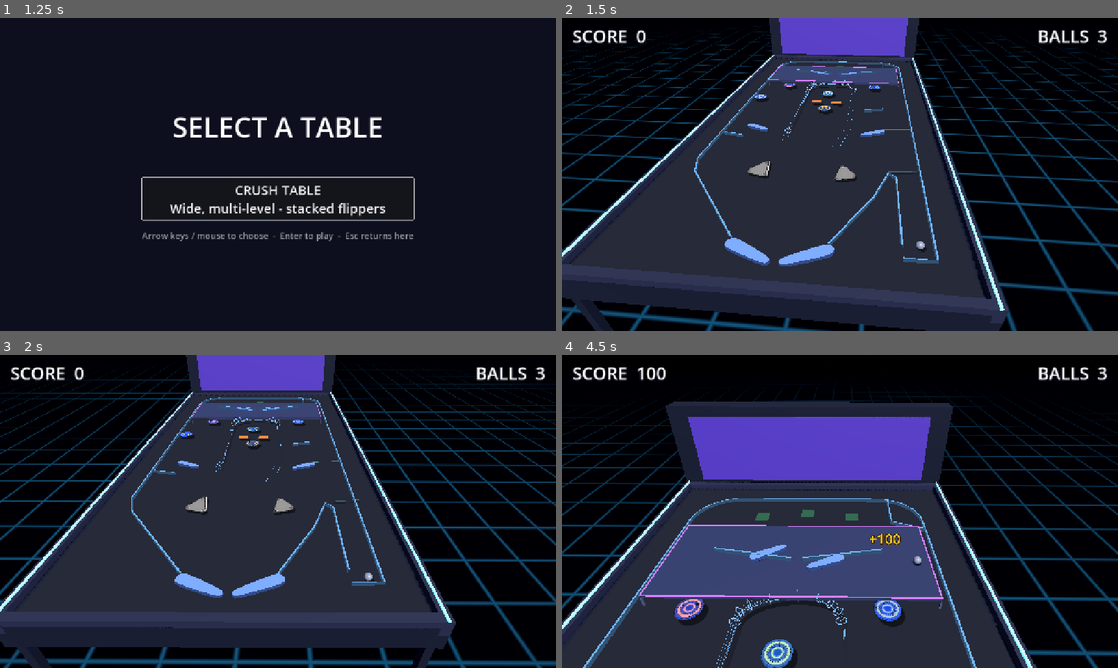
Above: before the commit, frames 1-4 (two rows, left to right).
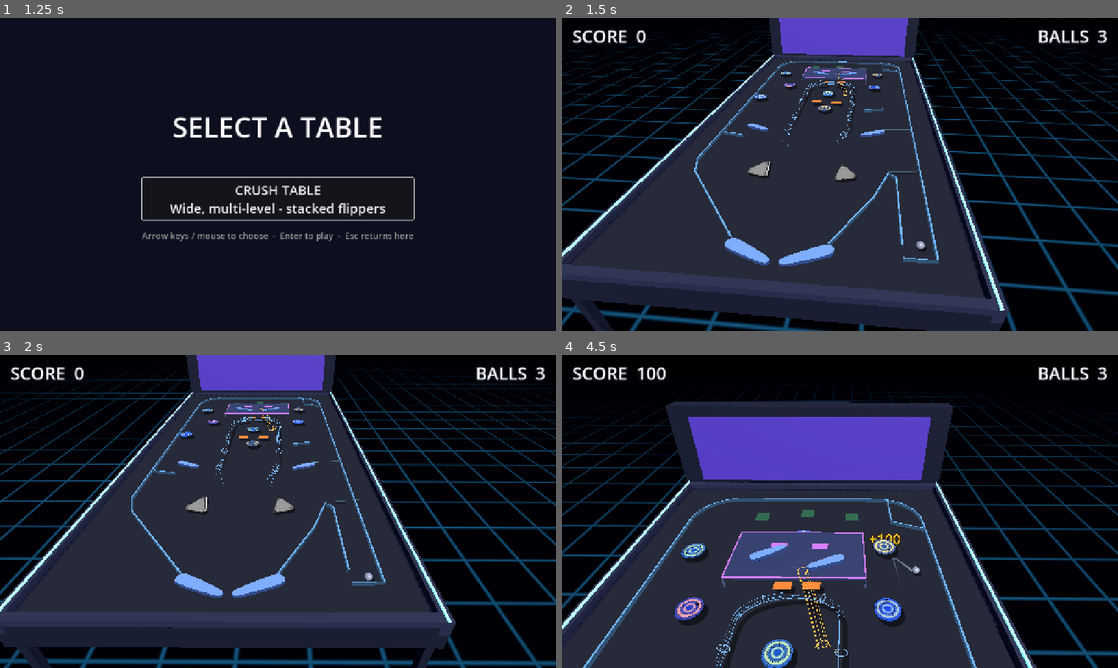
Above: after the commit, the same moments.

Repository: eddieedease/gdpb
Game: Godot game, scene res://scenes/table_select.tscn
Two runs of this game, one before a commit and one after it. Both use one fixed random seed, a clock stepped at 60 frames per second and the inputs below. Sound files missing from this copy of the repository are replaced by a short silence.
Inputs:
- Up to frame 1 (1.25 s): hold E (nudge_right) from 0.53 s (still down)
- Up to frame 2 (1.5 s): release E (nudge_right) at 1.25 s; click "CRUSH TABLE Wide, multi-level…" at 1.25 s
- Up to frame 3 (2 s): no input
- Up to frame 4 (4.5 s): hold Down (ui_down) 2.03-2.78 s; tap Space (launch) at 2.1, 3.6 s; hold E (nudge_right) 2.78-3.53 s; hold Space (launch) 2.78-3.53 s; hold Up (ui_up) 3.53-4.28 s; hold A (flipper_left) from 4.28 s (still down); hold Space (launch) from 4.28 s (still down)

Frame 1 is identical in both runs. In frame 2, 0.9% of the frame differs, in the area x 37-61%, y 14-42%; in frame 3, 1.0%; in frame 4, 8.4%, in the area x 13-69%, y 54-100%.

Commit message:
Add a ramp to the upper deck, playlist music, and fix cross-channel physics bleed
Ramps/rails previously shared one physics collision bit, so a ball riding
one channel could physically slam into a DIFFERENT channel's walls if
their paths crossed anywhere on the table - this is what made the deck
ramp lose most of its speed mid-climb and roll back to where it entered.
Each channel now gets its own bit. Also hardens release logic against a
ball getting stuck in on-ramp mode and against stale freed-ball references.

Menu music is bgm1 on repeat; in-game music loops bgm0/bgm2/bgm3.

Co-Authored-By: Claude Sonnet 5 <noreply@anthropic.com>

Diff:
--- a/scenes/advanced_table.tscn
+++ b/scenes/advanced_table.tscn
@@ -13,6 +13,7 @@
 [ext_resource type="PackedScene" path="res://scenes/gate.tscn" id="15_gate"]
 [ext_resource type="PackedScene" path="res://scenes/rail.tscn" id="16_rail"]
 [ext_resource type="Shader" uid="uid://d12524mor7q2y" path="res://shaders/vignette.gdshader" id="18_vignette"]
+[ext_resource type="PackedScene" path="res://scenes/ramp.tscn" id="20_ramp"]
 
 [sub_resource type="RectangleShape2D" id="RectangleShape2D_a0uye"]
 size = Vector2(64, 34)
@@ -277,8 +278,33 @@
 [node name="DeckFlipperRight" parent="." instance=ExtResource("14_3tj61")]
 position = Vector2(800, 610)
 
-[node name="DeckWallLeft" parent="." instance=ExtResource("5_6qs8c")]
-points = PackedVector2Array(320, 565, 620, 618)
-
-[node name="DeckWallRight" parent="." instance=ExtResource("5_6qs8c")]
-points = PackedVector2Array(960, 565, 660, 618)
+[node name="DeckDropTarget1" type="StaticBody2D" parent="." unique_id=800000001]
+position = Vector2(560, 530)
+script = ExtResource("11_doqff")
+points = 750
+
+[node name="CollisionShape2D" type="CollisionShape2D" parent="DeckDropTarget1" unique_id=800000002]
+shape = SubResource("RectangleShape2D_a0uye")
+
+[node name="Visual" type="Polygon2D" parent="DeckDropTarget1" unique_id=800000003]
+color = Color(0.85, 0.5, 1, 1)
+polygon = PackedVector2Array(-32, -17, 32, -17, 32, 17, -32, 17)
+
+[node name="DeckDropTarget2" type="StaticBody2D" parent="." unique_id=800000004]
+position = Vector2(720, 530)
+script = ExtResource("11_doqff")
+points = 750
+
+[node name="CollisionShape2D" type="CollisionShape2D" parent="DeckDropTarget2" unique_id=800000005]
+shape = SubResource("RectangleShape2D_k4m7e")
+
+[node name="Visual" type="Polygon2D" parent="DeckDropTarget2" unique_id=800000006]
+color = Color(0.85, 0.5, 1, 1)
+polygon = PackedVector2Array(-32, -17, 32, -17, 32, 17, -32, 17)
+
+[node name="RampToDeck" parent="." instance=ExtResource("20_ramp")]
+position = Vector2(760, 960)
+rotation = -0.32
+straight_length = 320.0
+channel_width = 58.0
+ramp_score = 3000
--- a/scripts/crush_view.gd
+++ b/scripts/crush_view.gd
@@ -136,6 +136,7 @@
 	GameManager.impact.connect(_on_impact)
 	GameManager.points_scored.connect(_on_points_scored)
 	Input.mouse_mode = Input.MOUSE_MODE_HIDDEN
+	SoundManager.play_game_music()
 
 
 ## Yellow "+N" popup rising from the piece that scored.
@@ -168,17 +169,37 @@
 
 
 ## A channel's peak height scales with its length: short ramps stay low,
-## long ones rise to the full top tier.
+## long ones rise to the full top tier - EXCEPT a channel whose name marks it
+## as feeding the upper deck ("ToDeck"), which rises all the way to
+## deck_height so its exit lands the ball smoothly at the deck's own
+## elevation instead of popping up an extra step.
 func _channel_peak(ramp: Node2D) -> float:
 	if ramp.get("curve") == null:
 		return top_height
-	return top_height * clampf(ramp.curve.get_baked_length() / 800.0, 0.35, 1.0)
-
-
-## Height of a channel at parameter t (0..1): smoothstep rise over the first
-## and last 30%, flat along the middle. Shared by the rail ribbons, the
+	# A dedicated deck-feed channel always reaches the deck's own height,
+	# however long or short it is - it's not "how much pop should this piece
+	# have" (that's what the length scaling below is for), it's "arrive at
+	# this specific existing platform".
+	if ramp.name.contains("ToDeck"):
+		return deck_height
+	# get_baked_length() is purely local to the curve resource - it knows
+	# nothing about the node's own scale, so a scaled-up instance (e.g. one
+	# stretching a small default curve to span a long distance) was always
+	# being measured as if unscaled. Multiply by scale to get the true
+	# world-space length.
+	var length: float = ramp.curve.get_baked_length() * ramp.scale.x
+	return top_height * clampf(length / 800.0, 0.35, 1.0)
+
+
+## Height of a channel at parameter t (0..1). Shared by the rail ribbons, the
 ## support rings AND the riding ball, so they always agree.
 func _channel_h(ramp: Node2D, t: float) -> float:
+	if ramp.name.contains("ToDeck"):
+		# One-way lift: rise smoothly then STAY at the deck's height for a
+		# seamless handoff - a ramp that arcs back down to the playfield
+		# would dump the ball partway back down right as it reaches the deck.
+		var k := clampf(t / 0.6, 0.0, 1.0)
+		return _channel_peak(ramp) * k * k * (3.0 - 2.0 * k)
 	var k := clampf(minf(t, 1.0 - t) / 0.3, 0.0, 1.0)
 	return _channel_peak(ramp) * k * k * (3.0 - 2.0 * k)
 
@@ -190,6 +211,22 @@
 const TUBE_R := 0.165          # wire ring radius: ball (0.14) + clearance
 const WIRE_HALF := 0.008       # wire thickness
 const WIRE_ANGLES := [-90.0, -45.0, -135.0, 0.0, 180.0]  # bottom, diagonals, sides
+
+## Sample a curve at evenly spaced points along its length. Curve2D.tessellate()
+## is adaptive - a long but nearly-straight stretch can collapse to just its
+## raw control points (as few as 2-3 for a whole 800px channel), which is too
+## sparse for the funnel/ring placement math below and was producing
+## degenerate (zero-length-interval / non-finite) geometry. Fixed spacing
+## guarantees a sane minimum point count regardless of curve shape.
+func _sample_curve_even(curve: Curve2D, min_points: int = 40) -> PackedVector2Array:
+	var length := curve.get_baked_length()
+	var n := maxi(min_points, int(length / 20.0))
+	var pts := PackedVector2Array()
+	for i in n + 1:
+		var t := float(i) / float(n)
+		pts.append(curve.sample_baked(t * length))
+	return pts
+
 
 func _build_ramp_rails(ramp: Node2D) -> void:
 	# Handle ramps nested inside other ramps too.
@@ -205,7 +242,7 @@
 		right_line.visible = false
 	var col: Color = left_line.default_color
 
-	var cpts: PackedVector2Array = ramp.curve.tessellate(6, 3.0)
+	var cpts: PackedVector2Array = _sample_curve_even(ramp.curve)
 	var n := cpts.size()
 	if n < 2:
 		return
@@ -314,7 +351,7 @@
 ## `points`, so their extent comes from those points in global space, not
 ## from the node's own position - everything else uses global_position.
 func _compute_deck_rect() -> void:
-	var pad := 170.0
+	var pad := 90.0
 	var min_p := Vector2(INF, INF)
 	var max_p := Vector2(-INF, -INF)
 	var found := false
--- a/scripts/ramp.gd
+++ b/scripts/ramp.gd
@@ -8,7 +8,18 @@
 ## each end flips the ball onto (or off of) that layer, so a normal ball passes
 ## under the ramp until it enters a mouth, then is guided along it.
 
-const RAMP_BIT := 1 << 3  # physics layer 4, reserved for ramps
+## Physics layers 4-8 (bits 3-7) are reserved for ramps/rails. Each channel
+## instance claims its OWN bit (cycling through this pool) rather than sharing
+## one - two channels whose curves happen to run near each other in world
+## space would otherwise physically collide (a riding ball on channel A
+## slamming into channel B's walls), which silently drains its momentum and
+## can strand or misdirect it. Only matters if more than RAMP_BIT_COUNT
+## channels overlap at once, which the current table never does.
+const RAMP_BIT_BASE := 3
+const RAMP_BIT_COUNT := 5
+static var _next_bit_index := 0
+
+var _bit := 0
 
 ## Keep this snug: ball diameter is 28, so ~38 reads as the ball filling the
 ## channel (the lock steering means it doesn't need physical slop).
@@ -30,6 +41,13 @@
 ## Points awarded once each time a ball boards the ramp (0 = no scoring).
 @export var ramp_score := 2000
 
+## If > 0, ignore whatever curve is assigned in the editor and build a
+## perfectly straight local-space line of this length (pointing "up", i.e.
+## -Y) instead - a plain, undistorted lift from one level to another. Aim it
+## with the node's own rotation. This sidesteps hand-authoring Curve2D point
+## data, which is fragile to get right by hand.
+@export var straight_length := 0.0
+
 ## The "sucked in" feel: while captured, the ball is steered along the curve
 ## (speed preserved), pulled gently to the centreline, and gravity inside the
 ## channel is reduced so momentum carries it through climbs.
@@ -48,6 +66,13 @@
 
 
 func _ready() -> void:
+	_bit = 1 << (RAMP_BIT_BASE + (_next_bit_index % RAMP_BIT_COUNT))
+	_next_bit_index += 1
+	if straight_length > 0.0:
+		var c := Curve2D.new()
+		c.add_point(Vector2.ZERO, Vector2.ZERO, Vector2.ZERO)
+		c.add_point(Vector2(0, -straight_length), Vector2.ZERO, Vector2.ZERO)
+		curve = c
 	_connect_curve()
 	_refresh()
 	if not Engine.is_editor_hint():
@@ -132,7 +157,7 @@
 	if pts.size() < 2:
 		return
 	var body := StaticBody2D.new()
-	body.collision_layer = RAMP_BIT   # only balls that are "on the ramp" hit these
+	body.collision_layer = _bit   # only a ball riding THIS channel hits these
 	body.collision_mask = 0
 	var mat := PhysicsMaterial.new()
 	mat.friction = 0.05
@@ -165,9 +190,9 @@
 		poly.append(right[i])
 	var area := Area2D.new()
 	area.name = "Field"
-	# Only balls already RIDING the channel (RAMP_BIT): a playfield ball
+	# Only a ball already riding THIS channel (its own bit): a playfield ball
 	# crossing under the channel is neither captured nor affected by it.
-	area.collision_mask = RAMP_BIT
+	area.collision_mask = _bit
 	# Reduced gravity inside the channel (wins over the table's gravity zone)
 	# so the riding ball keeps its momentum through climbs.
 	area.gravity_space_override = Area2D.SPACE_OVERRIDE_REPLACE
@@ -218,8 +243,8 @@
 		return
 	# board the ramp -> ride over the playfield (but keep colliding with the
 	# ramp walls so it stays guided)
-	body.collision_layer = RAMP_BIT
-	body.collision_mask = RAMP_BIT
+	body.collision_layer = _bit
+	body.collision_mask = _bit
 	body.z_index = 10
 	body.set_meta("on_ramp", true)
 	body.set_meta("channel", self)   # lets the 3D view follow this channel's height profile
@@ -239,6 +264,11 @@
 func _on_field_exited(body: Node) -> void:
 	if not body.is_in_group("ball") or not body.get_meta("on_ramp", false):
 		return
+	# Belt-and-suspenders: each channel now has its own physics bit, so this
+	# shouldn't fire for a foreign ball, but only this ball's own channel may
+	# ever release it.
+	if body.get_meta("channel", null) != self:
+		return
 	# The field polygon can pinch on tight bends, so leaving it does not by
 	# itself mean the ball left the channel. Only release if the ball is
 	# genuinely outside the corridor or past an end; otherwise keep the lock
@@ -251,6 +281,9 @@
 
 
 func _release(body: Node) -> void:
+	if not is_instance_valid(body):
+		_riding.erase(body)
+		return
 	if not body.get_meta("on_ramp", false):
 		return
 	body.collision_layer = 1
@@ -275,6 +308,20 @@
 		var local := to_local(ball.global_position)
 		var off := curve.get_closest_offset(local)
 		var length := curve.get_baked_length()
+		# Unconditional safety net: once the ball has genuinely reached the
+		# FAR end, release it NO MATTER what its velocity is doing. A fast
+		# ball on a short channel can cross the whole "near end" window in a
+		# single physics step and never satisfy the velocity-direction check
+		# below, leaving it stuck "on_ramp" (collision effectively disabled)
+		# until it drifts far enough to trip the stray-distance fallback -
+		# which is what "ball glitches through solid things" looks like. This
+		# does NOT apply near the start, since that's also where the ball
+		# sits right after boarding (off ~= 0) - releasing unconditionally
+		# there would eject it before it ever rides anywhere.
+		var end_margin := minf(4.0, length * 0.1)
+		if off >= length - end_margin:
+			_release(ball)
+			continue
 		# Release when the ball passes an END moving outward (the real exit),
 		# or if it somehow strays out of the corridor.
 		if off < 14.0:
--- a/scripts/sound_manager.gd
+++ b/scripts/sound_manager.gd
@@ -16,8 +16,19 @@
 
 const POOL_SIZE := 4
 
+## Menu: a single track on repeat. In-game: cycles through all three,
+## looping the whole playlist.
+const MENU_TRACK := preload("res://assets/sounds/bgm1.mp3")
+const GAME_PLAYLIST: Array[AudioStream] = [
+	preload("res://assets/sounds/bgm0.mp3"),
+	preload("res://assets/sounds/bgm2.mp3"),
+	preload("res://assets/sounds/bgm3.mp3"),
+]
+
 var _pools := {}
 var _pool_index := {}
+var _playlist: Array[AudioStream] = [MENU_TRACK]
+var _playlist_index := 0
 
 @onready var _music: AudioStreamPlayer = $Music
 
@@ -36,9 +47,31 @@
 
 	GameManager.game_over.connect(func(): play("game_over"))
 
-	if _music.stream:
-		_music.finished.connect(_music.play)
-		_music.play()
+	_music.finished.connect(_advance_music)
+	play_menu_music()
+
+
+## Menu / table-select screen: bgm1 on repeat.
+func play_menu_music() -> void:
+	_set_playlist([MENU_TRACK])
+
+
+## In-game: bgm0/bgm2/bgm3 cycling in a loop.
+func play_game_music() -> void:
+	_set_playlist(GAME_PLAYLIST)
+
+
+func _set_playlist(list: Array[AudioStream]) -> void:
+	_playlist = list
+	_playlist_index = 0
+	_music.stream = _playlist[0]
+	_music.play()
+
+
+func _advance_music() -> void:
+	_playlist_index = (_playlist_index + 1) % _playlist.size()
+	_music.stream = _playlist[_playlist_index]
+	_music.play()
 
 
 ## Play an sfx by name, optionally with slight pitch/volume variance for feel.
--- a/scripts/table_game.gd
+++ b/scripts/table_game.gd
@@ -75,8 +75,13 @@
 
 
 func _get_ball() -> RigidBody2D:
-	var balls := get_tree().get_nodes_in_group("ball")
-	return balls[0] if not balls.is_empty() else null
+	# get_nodes_in_group() can transiently include a queue_free()'d node until
+	# the deferred deletion actually happens - skip any that are already gone
+	# rather than handing back a stale reference callers would assign into.
+	for b in get_tree().get_nodes_in_group("ball"):
+		if is_instance_valid(b):
+			return b
+	return null
 
 
 func _physics_process(delta: float) -> void:
--- a/scripts/table_select.gd
+++ b/scripts/table_select.gd
@@ -17,6 +17,7 @@
 
 	_add_joypad_ui_nav()
 	Input.mouse_mode = Input.MOUSE_MODE_VISIBLE
+	SoundManager.play_menu_music()
 	set_anchors_preset(Control.PRESET_FULL_RECT)
 
 	var bg := ColorRect.new()
Not shown, added: assets/sounds/bgm0.mp3.import
Not shown, added: assets/sounds/bgm2.mp3.import
Not shown, added: assets/sounds/bgm3.mp3.import
Not shown, added: assets/sounds/bgm0.mp3
Not shown, added: assets/sounds/bgm2.mp3
Not shown, added: assets/sounds/bgm3.mp3
